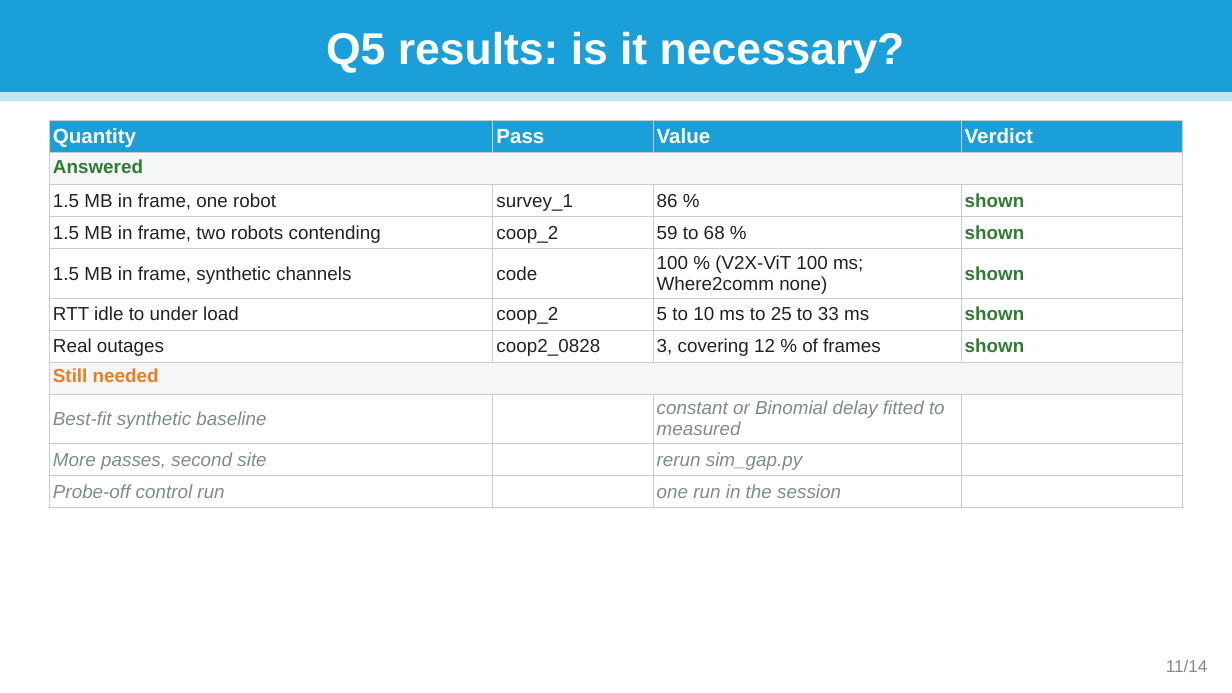
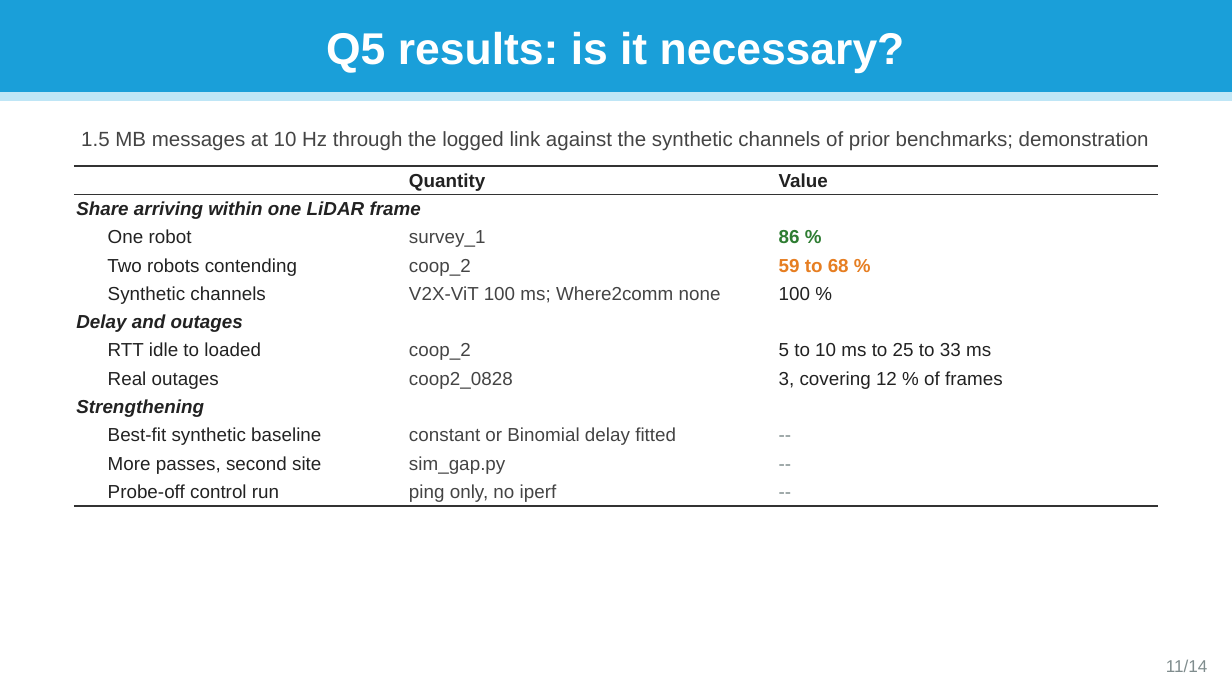
Before and after one commit to jorichee14/Others, a slide deck: slide 11 of scoop_testbed_paper/SCooP-iT_testbed_questions.pptx. Drawn at 1232x693 pixels with LibreOffice and Linux fonts; fonts in the diff are those of the drawing. Boxes give left, top, right and bottom in pixels: in the first picture for what was removed or moved away, otherwise in the second. Text is boxed around its words. In the diff, an @@ line names an element or a change of style, - is before the commit and + after.

```diff
--- a/scoop_testbed_paper/SCooP-iT_testbed_questions.pptx
+++ b/scoop_testbed_paper/SCooP-iT_testbed_questions.pptx
@@ text added at bbox=[81, 131, 1149, 151], 12 pt, text #444444 @@
+1.5 MB messages at 10 Hz through the logged link against the synthetic channels of prior benchmarks; demonstration
@@ table at bbox=[74, 166, 1158, 506] @@
-Quantity | Pass | Value | Verdict
-Answered |  |  | 
-1.5 MB in frame, one robot | survey_1 | 86 % | shown
-1.5 MB in frame, two robots contending | coop_2 | 59 to 68 % | shown
-1.5 MB in frame, synthetic channels | code | 100 % (V2X-ViT 100 ms; Where2comm none) | shown
-RTT idle to under load | coop_2 | 5 to 10 ms to 25 to 33 ms | shown
-Real outages | coop2_0828 | 3, covering 12 % of frames | shown
-Still needed |  |  | 
-Best-fit synthetic baseline |  | constant or Binomial delay fitted to measured | 
-More passes, second site |  | rerun sim_gap.py | 
-Probe-off control run |  | one run in the session | 
+ | Quantity | Value
+Share arriving within one LiDAR frame |  | 
+One robot | survey_1 | 86 %
+Two robots contending | coop_2 | 59 to 68 %
+Synthetic channels | V2X-ViT 100 ms; Where2comm none | 100 %
+Delay and outages |  | 
+RTT idle to loaded | coop_2 | 5 to 10 ms to 25 to 33 ms
+Real outages | coop2_0828 | 3, covering 12 % of frames
+Strengthening |  | 
+Best-fit synthetic baseline | constant or Binomial delay fitted | --
+More passes, second site | sim_gap.py | --
+Probe-off control run | ping only, no iperf | --
@@ table: place and size @@
-table at bbox=[49, 121, 1183, 502]
+table at bbox=[74, 166, 1158, 506]
```
Also in this commit, not shown: 5 other slides changed, 1 other file.
